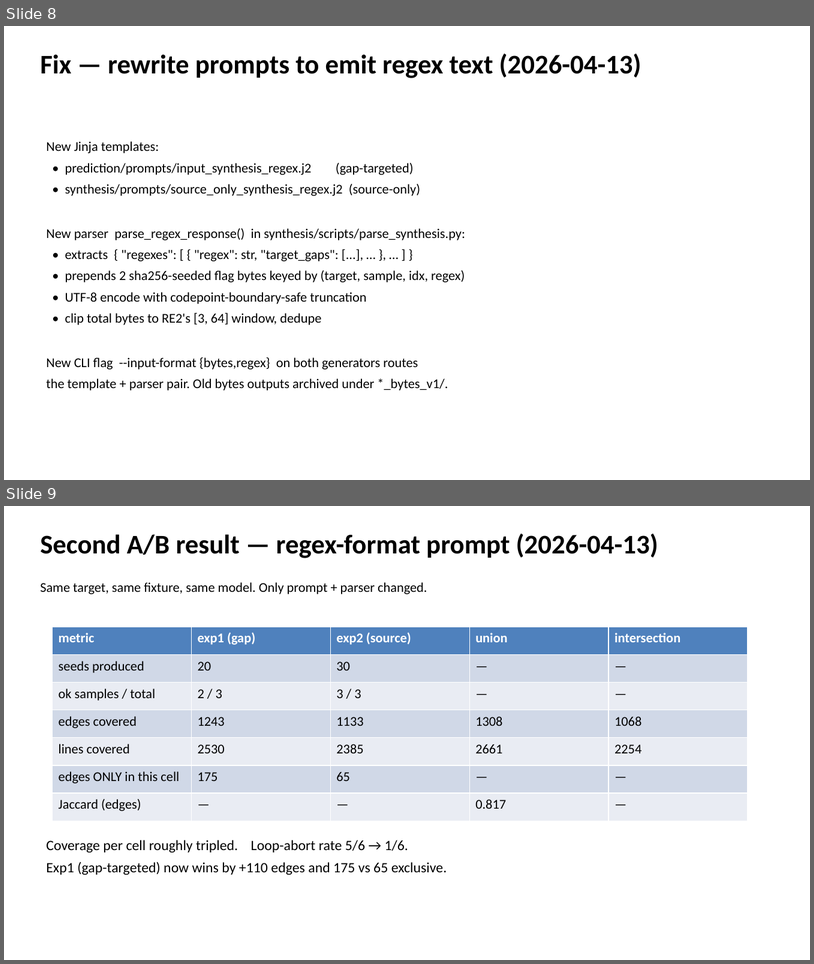
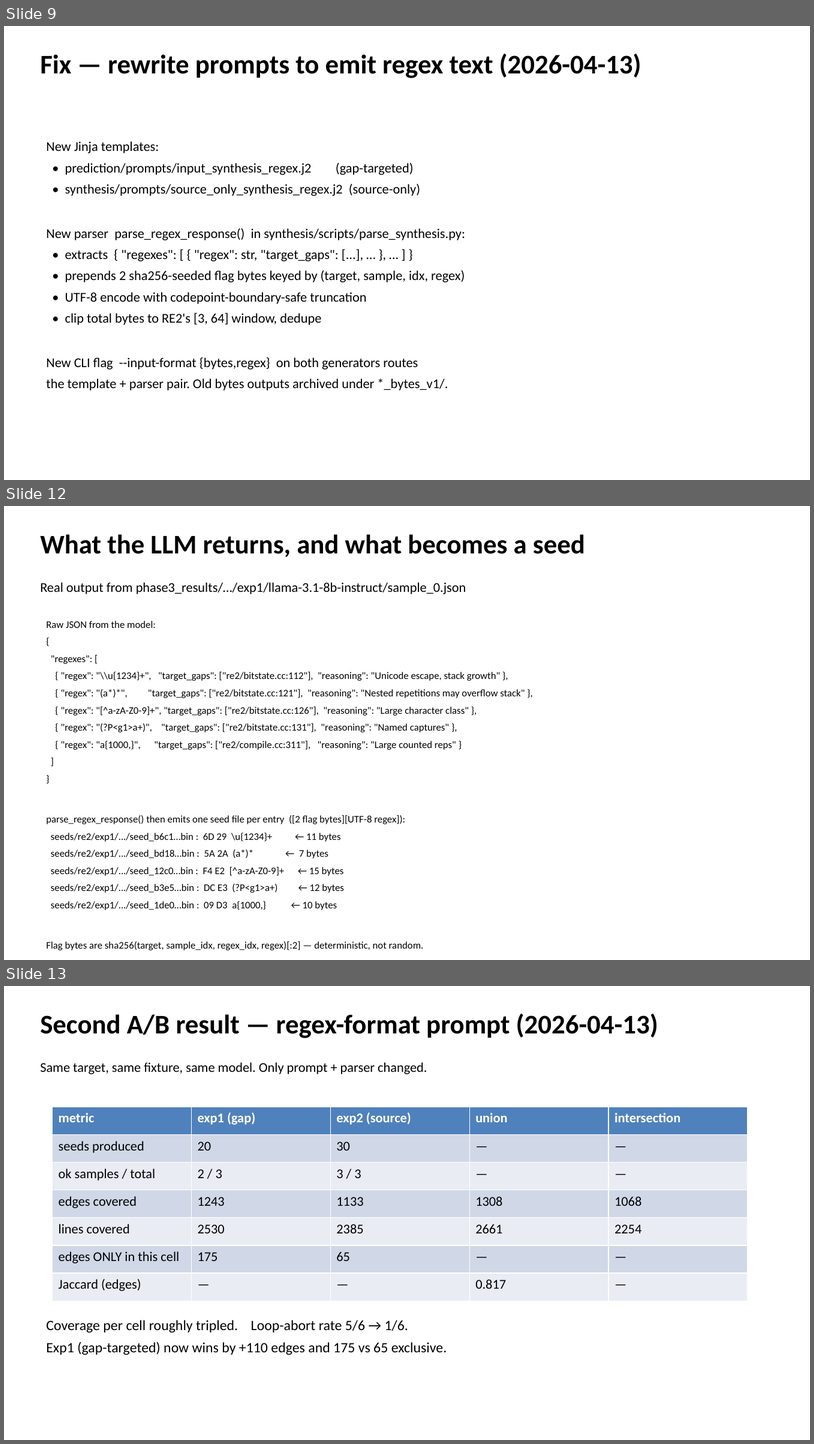
Before and after one commit to shreyasganesh0/llm-fuzzing, a slide deck: docs/slides/llm_fuzzing_review.pptx. Shown one above the other, each under a label of ours: slides 8 and 9 before the commit, slides 9, 12 and 13 after it; the slides between them are not shown. The pictures are 814x964 and 814x1444 pixels, drawn with LibreOffice and Linux fonts; fonts in the diff are those of the drawing. Boxes give left, top, right and bottom in pixels: in the first picture for what was removed or moved away, otherwise in the second. Text is boxed around its words. In the diff, an @@ line names an element or a change of style, - is before the commit and + after.

Commit message:
Add ablation results docs, review decks, and credit-check utilities
- docs/WEEKLY_REVIEW_PROMPT.md: full review prompt with RE2 v2 and harfbuzz
  llama results; M1/M2 tables; head-to-head format-dependence comparison
- docs/LLAMA_ABLATION_RESULTS.md: standalone results doc for Claude web
  presentation creation (llama-only, 150-seed normalised runs)
- docs/EXPERIMENT_HANDOFF.md, HANDOFF_PACK.md: handoff docs for resuming
  Claude harfbuzz cells when API credits are restored
- docs/ABLATION_V3_SLIDE_SUMMARY.md, INTEGRITY_AND_NEXT_STEPS.md: earlier
  analysis docs
- core/build_pptx.py: add slides for data flow, prompt examples, and seed
  format walkthrough
- docs/slides/: updated and new PPTX review decks
- scripts/check_claude_credits.{py,sh}: utilities to poll Anthropic API
  credit availability before launching synthesis runs

```diff
--- a/docs/slides/llm_fuzzing_review.pptx
+++ b/docs/slides/llm_fuzzing_review.pptx
@@ slide 12 added at box(4, 506, 810, 960), background #FFFFFF @@
@@ text added at box(40, 534, 585, 557), 32 pt, text #000000, bold @@
+What the LLM returns, and what becomes a seed
@@ text added at box(40, 582, 467, 594), 16 pt, text #000000 @@
+Real output from phase3_results/…/exp1/llama-3.1-8b-instruct/sample_0.json
@@ text added at box(46, 621, 525, 910), 12 pt, text #000000 @@
+Raw JSON from the model:
+{
+"regexes": [
+{ "regex": "\\u{1234}+", "target_gaps": ["re2/bitstate.cc:112"], "reasoning": "Unicode escape, stack growth" },
+{ "regex": "(a*)*", "target_gaps": ["re2/bitstate.cc:121"], "reasoning": "Nested repetitions may overflow stack" },
+{ "regex": "[^a-zA-Z0-9]+", "target_gaps": ["re2/bitstate.cc:126"], "reasoning": "Large character class" },
+{ "regex": "(?P<g1>a+)", "target_gaps": ["re2/bitstate.cc:131"], "reasoning": "Named captures" },
+{ "regex": "a{1000,}", "target_gaps": ["re2/compile.cc:311"], "reasoning": "Large counted reps" }
+]
+}
+parse_regex_response() then emits one seed file per entry ([2 flag bytes][UTF-8 regex]):
+seeds/re2/exp1/.../seed_b6c1…bin : 6D 29 \u{1234}+ ← 11 bytes
+seeds/re2/exp1/.../seed_bd18…bin : 5A 2A (a*)* ← 7 bytes
+seeds/re2/exp1/.../seed_12c0…bin : F4 E2 [^a-zA-Z0-9]+ ← 15 bytes
+seeds/re2/exp1/.../seed_b3e5…bin : DC E3 (?P<g1>a+) ← 12 bytes
+seeds/re2/exp1/.../seed_1de0…bin : 09 D3 a{1000,} ← 10 bytes
+Flag bytes are sha256(target, sample_idx, regex_idx, regex)[:2] — deterministic, not random.
@@ what was slide 8 is now slide 9 @@
@@ what was slide 9 is now slide 13 @@
```
Also in this commit, not shown: 2 slides changed, 4 other slides added, 11 other files.
